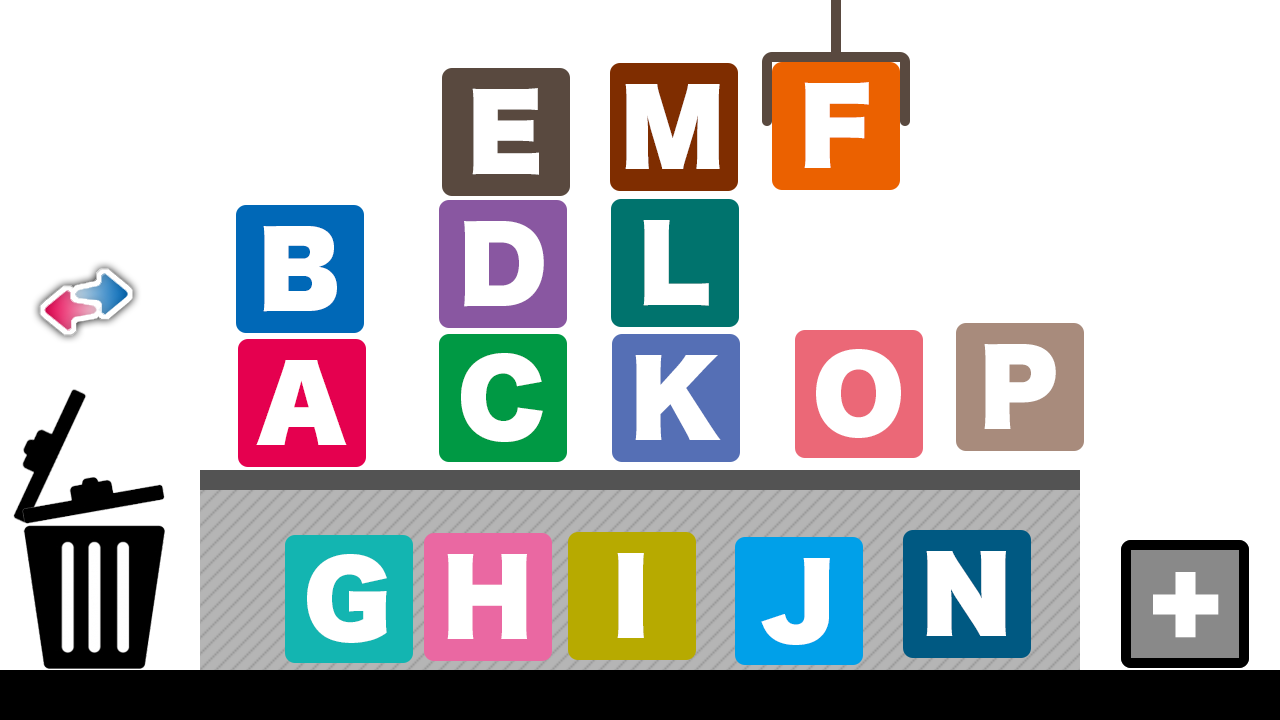
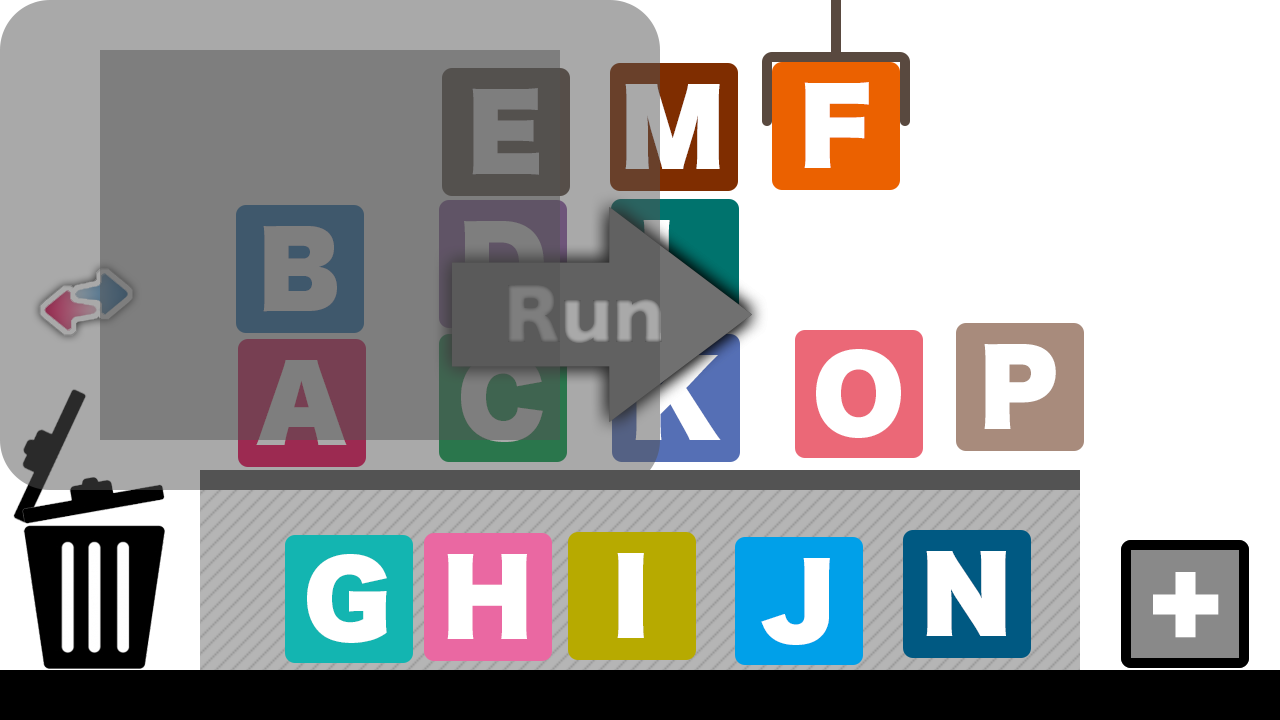
Revision of a layered 1280 x 720 image; what changed, layer by layer:
added group "frame" with 2 layers above "run_1" over [0, 0, 660, 490]
added layer "長方形 5" (50%) in group "frame" over [100, 50, 560, 440]
added layer "長方形 4" (50%) in group "frame" over [0, 0, 660, 490]
added group "run_1" with 3 layers above "run_0" over [0, 0, 766, 490]
added layer "Run" (1st of 2, in "run_1") in group "run_1" over [508, 285, 662, 344]
added layer "レイヤー 5" (1st of 2, in "run_1") in group "run_1" over [0, 0, 766, 490]
added layer "シェイプ 1" (1st of 2, in "run_1") in group "run_1" over [452, 207, 752, 422]
added group "run_0" with 3 layers above "dustbox_0" over [0, 0, 766, 490]
added layer "Run" (2nd of 2, in "run_0") in group "run_0" over [508, 285, 662, 344]
added layer "レイヤー 5" (2nd of 2, in "run_0") in group "run_0" over [0, 0, 766, 490]
added layer "シェイプ 1" (2nd of 2, in "run_0") in group "run_0" over [452, 207, 752, 422]
